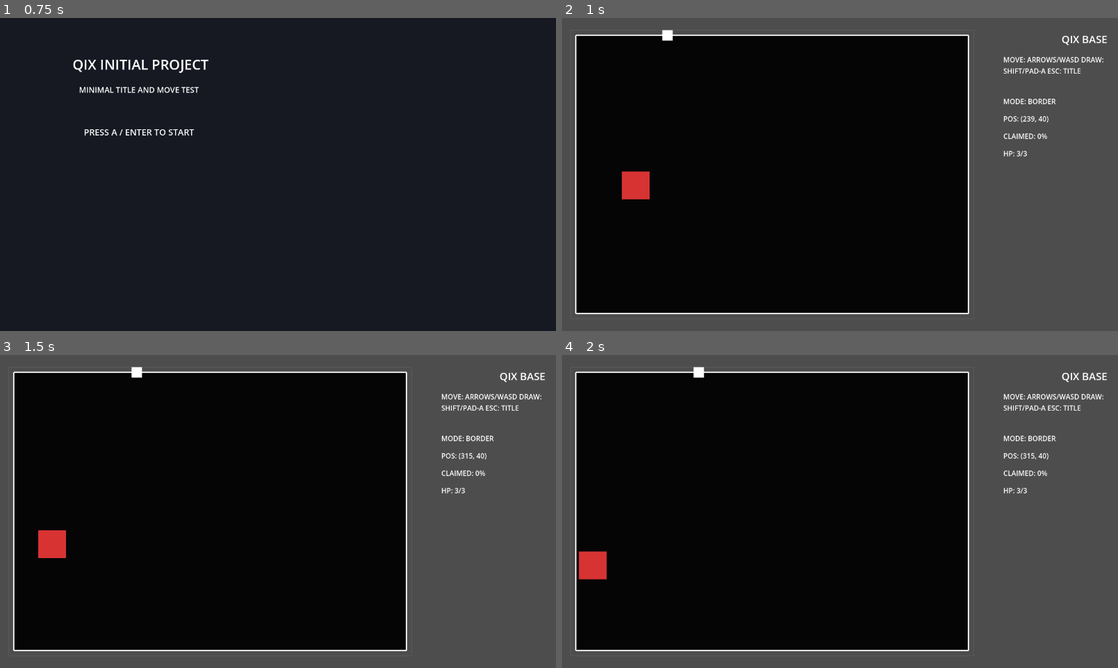
Above: before the commit, frames 1-4 (two rows, left to right).
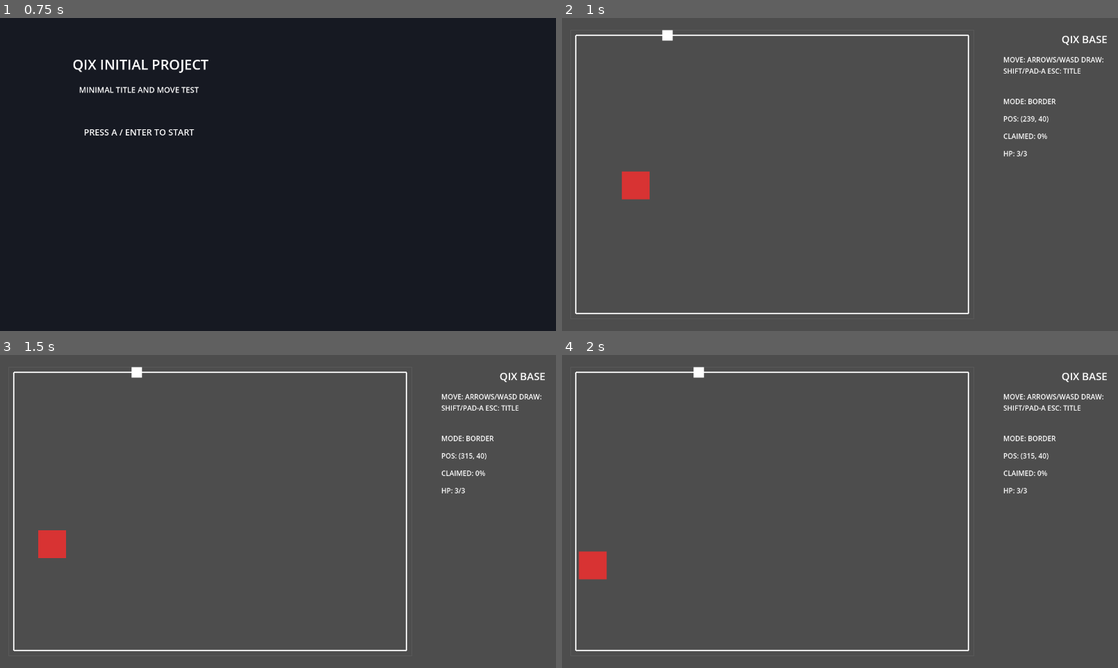
Above: after the commit, the same moments.

Repository: goenc/qix-project
Game: Godot game, scene res://scenes/title_main.tscn
Two runs of this game, one before a commit and one after it. Both use one fixed random seed, a clock stepped at 60 frames per second and the inputs below.
Inputs (mouse positions are in pixels of both pictures, inside the frame that each line leads up to):
- Up to frame 1 (0.75 s): tap A at 0.5 s; move the mouse to (400, 158) at 0.52 s; hold Right (move_right) from 0.53 s (still down); tap Shift (qix_draw) at 0.6 s; click (400, 158) at 0.67 s
- Up to frame 2 (1 s): keep holding Right (move_right); tap Space at 0.77 s
- Up to frame 3 (1.5 s): move the mouse to (166, 527) at 1.27 s; release Right (move_right) at 1.28 s; hold Down (move_down) from 1.28 s (still down); tap Enter (qix_start) at 1.35 s
- Up to frame 4 (2 s): keep holding Down (move_down); tap Space at 1.52 s

Frame 1 is identical in both runs. In frame 2, 62% of the frame differs, in the area x 2-73%, y 5-95%; in frame 3, 62%; in frame 4, 62%.

Commit message:
ゲーム画面のグレー背景塗りを除去
・scripts/game/base_main.gd の _draw から remaining_polygon に対するグレー塗り描画を削除
・claimed_polygons の紫塗りと inactive_border_segments と current_outer_loop と outer_rect の描画処理は維持
・Godot headless で base_main.gd の check-only と base_main.tscn の短時間起動を確認

Diff:
--- a/scripts/game/base_main.gd
+++ b/scripts/game/base_main.gd
@@ -171,8 +171,6 @@
 		return
 
 	var outer_rect := playfield_rect.grow(playfield_outer_frame_padding)
-	if remaining_polygon.size() >= 3:
-		draw_colored_polygon(remaining_polygon, playfield_fill_color)
 	for polygon in claimed_polygons:
 		if polygon.size() >= 3:
 			draw_colored_polygon(polygon, claimed_fill_color)
Not shown, changed: runtime/commit_details.md
Not shown, changed: runtime/commit_message.md
